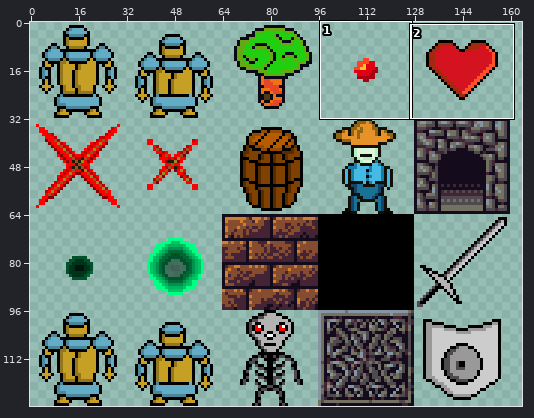
Sprite sheet -- mogate.Content/Content/Sprites/sprites.png. The first picture is a wide view before the edit; the outline marks the close-up.
Close-up. Earlier state:
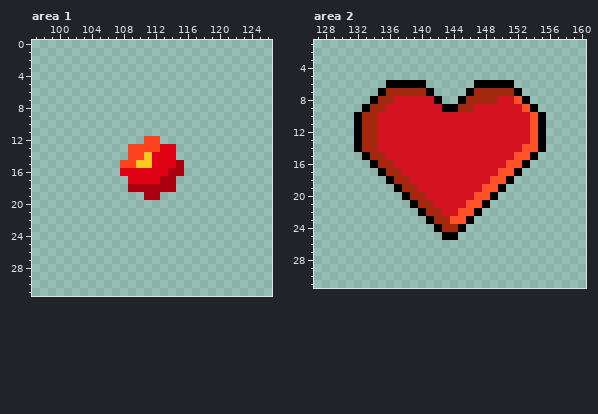
The file is 256x128 pixels. Colours within 5 levels of each other are drawn and written as one. Shown: area 1: x 97..126, y 0..31; area 2: x 127..160, y 1..31. The wide view leaves out empty margins. The commit also changed other parts of the picture, which this record leaves out.
And afterwards:
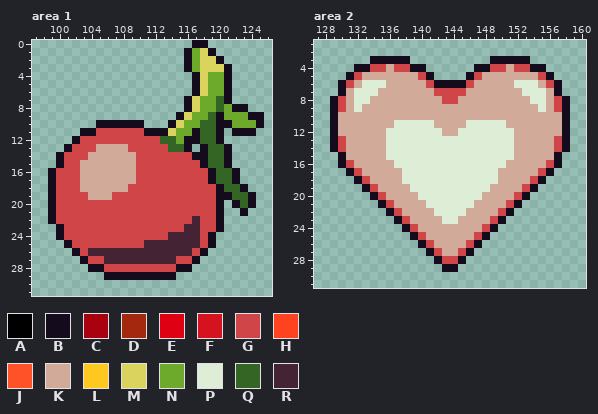
Palette (. is transparent): A #000000  B #140c1c  C #aa0110  D #a3280d  E #e00013  F #d51320  G #d04648  H #ff431e  J #ff5229  K #d2aa99  L #ffc821  M #dad45e  N #6daa2c  P #deeed6  Q #346524  R #442434
Difference:
Area 1:
y 0: x 117..118 .. -> BB
y 1: x 116..119 .... -> BNMB
y 2: x 116..120 ..... -> BNMMB
y 3: x 116..121 ...... -> BNMMMB
y 4..6: x 117..121 ..... -> BMNNB
y 7: x 116..121 ...... -> BMNNQB
y 8: x 116..123 ........ -> BMNNQNBB
y 9: x 115..125 ........... -> BMNNQBNNNBB
y 10: x 105..110 ...... -> BBBBBB; x 114..125 ............ -> BMNNQQBBNNNB
y 11: x 103..120 .................. -> BBGGGGGGBBBMNNBQQB; x 122..124 ... -> BBB
y 12: x 102..120 .........HH........ -> BGGGGGGGGGGQQNBBQQB
y 13: x 101..116 ........HHHHEE.. -> BGGGKKKKGGGGGQQB; x 118..121 .... -> BQQB
y 14: x 100..121 .........HHLEEE....... -> BGGGKKKKKKGGGGGGGBBQQB
y 15: x 100..121 ........HHLLEEEC...... -> BGGKKKKKKKGGGGGGGGBQQB
y 16: x 99..122 .........EEEEEECC....... -> BGGGKKKKKKKGGGGGGGGGBQQB
y 17: x 99..122 ..........EEEECC........ -> BGGGKKKKKKKGGGGGGGGGBQQB
y 18: x 99..123 ..........CCCCCC......... -> BGGGKKKKKKGGGGGGGGGGGBQQB
y 19: x 99..124 ............CC............ -> BGGGGKKKGGGGGGGGGGGGGBBQQB
y 20: x 99..120 ...................... -> BGGGGGGGGGGGGGGGGGGGGB; x 122..124 ... -> BQB
y 21: x 99..120 ...................... -> BGGGGGGGGGGGGGGGGGGGGB; x 123 . -> B
y 22: x 99..120 ...................... -> BGGGGGGGGGGGGGGGGGRGGB
y 23: x 100..120 ..................... -> BGGGGGGGGGGGGGGGRRGGB
y 24: x 100..119 .................... -> BGGGGGGGGGGGGGRRRRGB
y 25: x 101..119 ................... -> BGGGGGGGGGRRRRRRRGB
y 26: x 102..118 ................. -> BGRRRRRRRRRRRRRGB
y 27: x 103..117 ............... -> BGGRRRRRRRRRGGB
y 28: x 104..116 ............. -> BBGGGGGGGGGBB
y 29: x 106..114 ......... -> BBBBBBBBB
Area 2:
y 3: x 134..138 ..... -> BBBBB; x 149..153 ..... -> BBBBB
y 4: x 132..140 ......... -> BBGGKGGBB; x 147..155 ......... -> BBGGKGGBB
y 5: x 131..141 ........... -> BGKKKKKKKGB; x 146..156 ........... -> BGKKKKKKKGB
y 6: x 130..157 ......AAAAA......AAAAA...... -> BGKPPPKKKKKGBBBBGKKKKKPPPKGB
y 7: x 130..157 .....ADDDDDA....ADDDDDA..... -> BKPPPKKKKKKKGGGGKKKKKKKPPPKB
y 8: x 129..158 .....ADDFFFFFA..ADDDDFFJA..... -> BGKPPKKKKKKKKKGGKKKKKKKKKPPKGB
y 9: x 129..158 ....ADDFFFFFFFAADDFFFFFFJA.... -> BGKPKKKKKKKKKKKKKKKKKKKKKKPKGB
y 10: x 129..158 ...ADDFFFFFFFFFFFFFFFFFFFJA... -> BKKKKKKKKKKKKKKKKKKKKKKKKKKKKB
y 11: x 129..158 ...ADDFFFFFFFFFFFFFFFFFFFJA... -> BKKKKKKKPPPPPKKKKPPPPPKKKKKKKB
y 12: x 129..158 ...ADDFFFFFFFFFFFFFFFFFFFJA... -> BKKKKKKPPPPPPPKKPPPPPPPKKKKKKB
y 13: x 129..158 ...ADDFFFFFFFFFFFFFFFFFFFJA... -> BGKKKKKPPPPPPPPPPPPPPPPKKKKKGB
y 14: x 129..158 ...ADDFFFFFFFFFFFFFFFFFFJJA... -> BGKKKKKPPPPPPPPPPPPPPPPKKKKKGB
y 15: x 130..157 ...ADDFFFFFFFFFFFFFFFFJJA... -> BKKKKKPPPPPPPPPPPPPPPPKKKKKB
y 16: x 130..157 ....ADDFFFFFFFFFFFFFFJJA.... -> BGKKKKKPPPPPPPPPPPPPPKKKKKGB
y 17: x 131..156 ....ADDFFFFFFFFFFFFJJA.... -> BGKKKKKPPPPPPPPPPPPKKKKKGB
y 18: x 132..155 ....ADDFFFFFFFFFFJJA.... -> BGKKKKPPPPPPPPPPPPKKKKGB
y 19: x 133..154 ....ADDFFFFFFFFJJA.... -> BGKKKKPPPPPPPPPPKKKKGB
y 20: x 134..153 ....ADDFFFFFFJJA.... -> BGKKKKPPPPPPPPKKKKGB
y 21: x 135..152 ....ADDFFFFJJA.... -> BGKKKKPPPPPPKKKKGB
y 22: x 136..151 ....ADDFFJJA.... -> BGKKKKPPPPKKKKGB
y 23: x 137..150 ....ADDJJA.... -> BGKKKKPPKKKKGB
y 24: x 138..149 ....ADDA.... -> BGKKKKKKKKGB
y 25: x 139..148 ....AA.... -> BGKKKKKKGB
y 26: x 140..147 ........ -> BGKKKKGB
y 27: x 141..146 ...... -> BGKKGB
y 28: x 142..145 .... -> BGGB
y 29: x 143..144 .. -> BB
